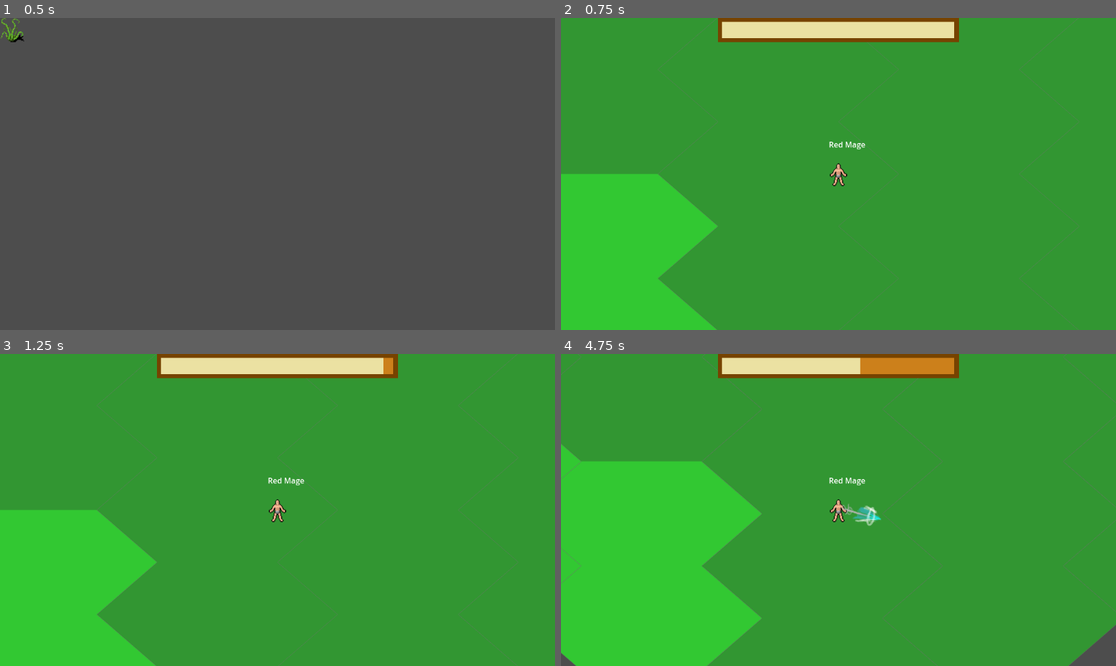
Above: before the commit, frames 1-4 (two rows, left to right).
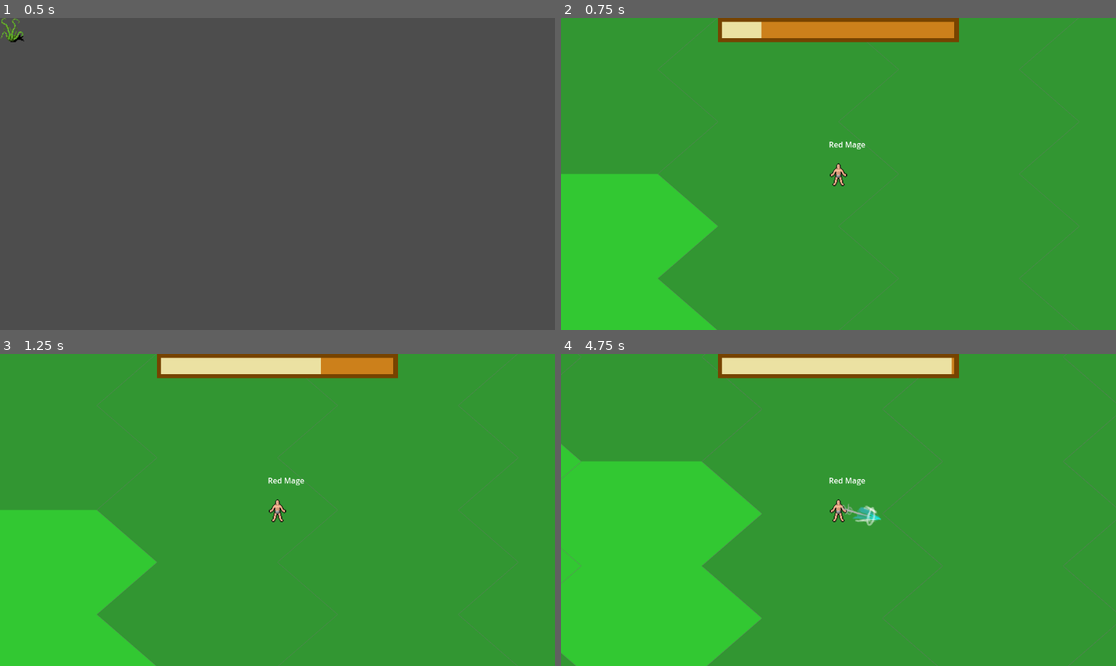
Above: after the commit, the same moments.

Repository: KaimeraWorks/Phaseworld-Pioneer
Game: Godot game, scene res://main_menu.tscn
Same seed, same stepped clock (60 frames per second), same inputs: the game is played once before the commit and once after it.
Inputs (mouse positions are in pixels of both pictures, inside the frame that each line leads up to):
- Up to frame 1 (0.5 s): no input
- Up to frame 2 (0.75 s): click (572, 30) at 0.5 s
- Up to frame 3 (1.25 s): no input
- Up to frame 4 (4.75 s): move the mouse to (960, 494) at 1.27 s; hold D (move_east) 1.28-2.03 s; click (960, 494) at 1.35 s; move the mouse to (727, 525) at 2.02 s; hold S (move_south) 2.03-2.78 s; right-click (727, 525) at 2.1 s; move the mouse to (894, 441) at 2.77 s; hold D (move_east) 2.78-3.53 s; click (894, 441) at 2.85 s; move the mouse to (810, 572) at 3.52 s; hold W (move_north) 3.53-4.28 s; right-click (810, 572) at 3.6 s; move the mouse to (1005, 556) at 4.27 s; hold A (move_west) from 4.28 s (still down); click (1005, 556) at 4.35 s

Frame 1 is identical in both runs. In frame 2, 1.9% of the frame differs, in the area x 36-71%, y 1-7%; in frame 3, 0.6%; in frame 4, 1.5%.

Commit message:
tween bars, cleanup main_game and hud

Diff:
--- a/hud.gd
+++ b/hud.gd
@@ -1,4 +1,7 @@
 extends CanvasLayer
+
+# Runtime Vars
+var light_mana_meter_tween: Tween = null
 
 # Called when the node enters the scene tree for the first time.
 func _ready():
@@ -8,8 +11,9 @@
 func _process(delta):
 	pass
 
-func _on_light_mana_changed(new_light_mana) -> void:
-	$LightManaMeter.value = new_light_mana
-
-func change_light_mana_max(new_light_mana_max) -> void:
-	$LightManaMeter.max_value = new_light_mana_max
+func _on_light_mana_changed(new_light_mana: int, current_light_mana_max: int) -> void:
+	var meter_ratio: int = new_light_mana * $LightManaMeter.max_value / current_light_mana_max
+	if light_mana_meter_tween != null:
+		light_mana_meter_tween.kill()
+	light_mana_meter_tween = create_tween()
+	light_mana_meter_tween.tween_property($LightManaMeter, "value", meter_ratio, 1)
--- a/main_game.gd
+++ b/main_game.gd
@@ -1,25 +1,28 @@
 extends Node
 
-signal light_mana_changed(new_light_mana: int)
+#Signals
+signal light_mana_changed(new_light_mana: int, current_light_mana_max: int)
 
-@export var light_mana_burn_rate: float = 0.1
+# Settings
+@export var light_mana_max: int = 100
+@export var light_mana_burn_rate: int = 1
 
-var light_mana_max: int = 100
-var light_mana: int = 0:
+# Runtime Vars
+var light_mana: int:
 	set(new_light_mana):
-		light_mana = new_light_mana
-		light_mana_changed.emit(light_mana)
+		light_mana = clampi(new_light_mana, 0, light_mana_max)
+		light_mana_changed.emit(light_mana, light_mana_max)
 
 # Called when the node enters the scene tree for the first time.
 func _ready():
+	# Intranode
 	light_mana = light_mana_max
-	$HUD.change_light_mana_max(light_mana_max)
-	$LightManaTimer.wait_time = light_mana_burn_rate
+	# Intrascene
 	$LightManaTimer.start()
 
 # Called every frame. 'delta' is the elapsed time since the previous frame.
 func _process(delta):
 	pass
 
-func _on_light_mana_timer_timeout():
-	light_mana -= 1
+func _on_light_mana_timer_timeout() -> void:
+	light_mana -= light_mana_burn_rate
--- a/tile_map.gd
+++ b/tile_map.gd
@@ -24,7 +24,7 @@
 	# Redraw map if map radius ever changes, replace _on_player_moved
 	# Game over if reaches 0
 
-func _on_light_mana_changed(new_light_mana) -> void:
+func _on_light_mana_changed(new_light_mana, current_light_mana_max) -> void:
 	var new_map_radius = ceili(new_light_mana / light_power)
 	if new_map_radius == 0:
 		$Player.take_damage(1) # Very hacky, fix this later
Not shown: 1 places in main_game.tscn that only renumber resources
Not shown, changed: README.md
